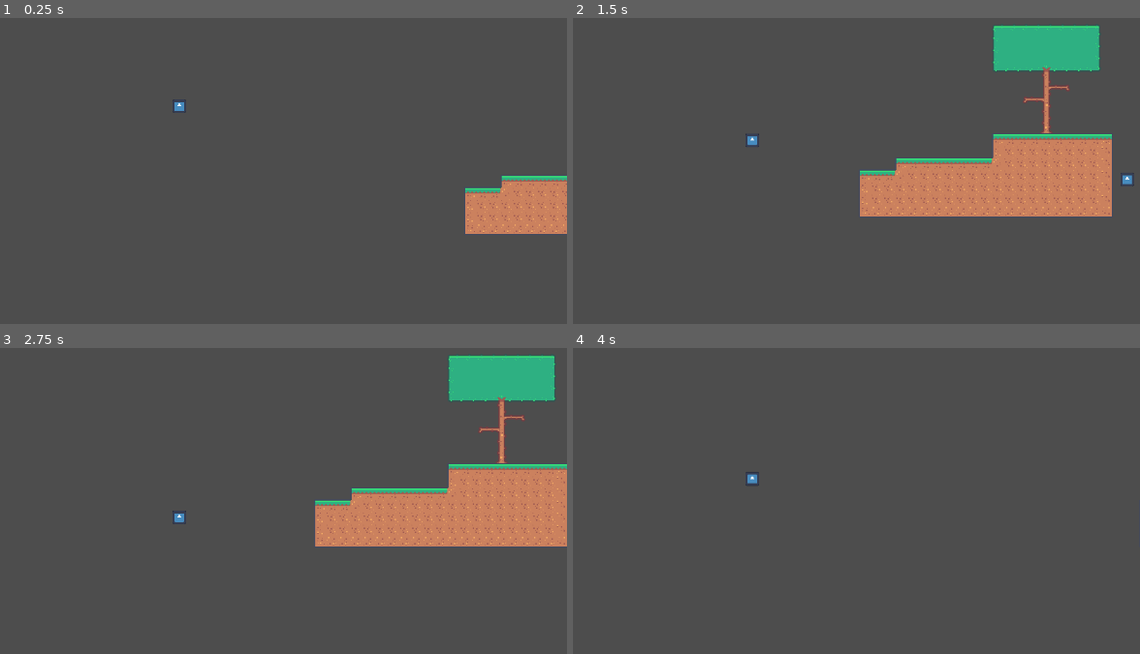
Above: before the commit, frames 1-4 (two rows, left to right).
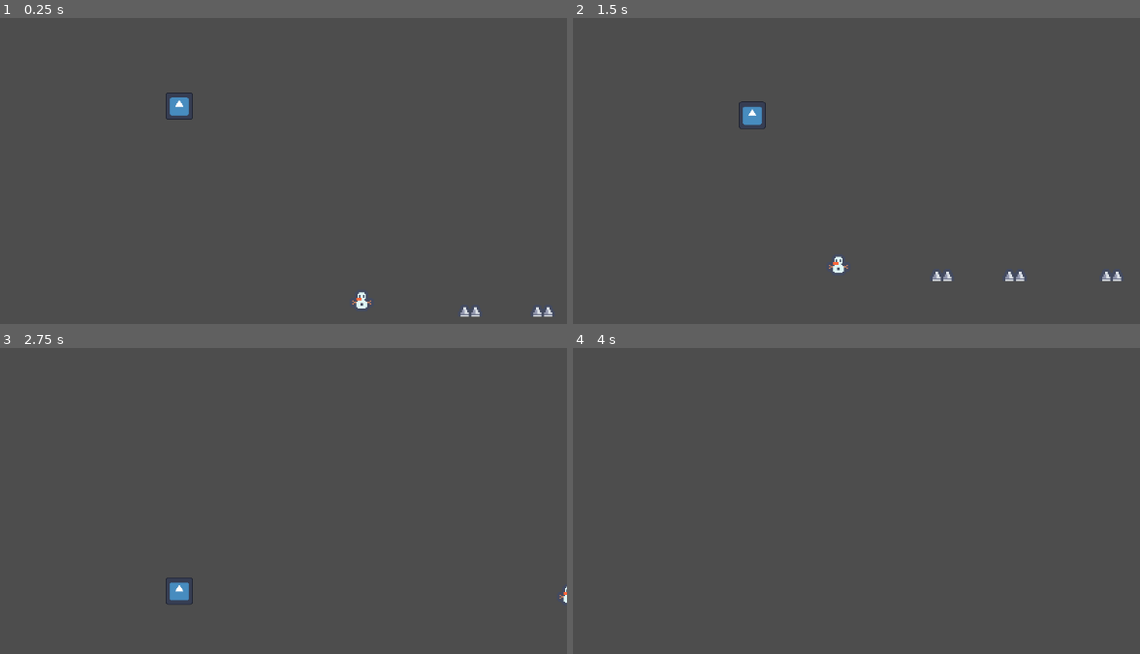
Above: after the commit, the same moments.

Repository: ThatMysticShadow/Plug-n-Play-F24
Game: Godot game, scene res://base/game/level/test_environment.tscn
Same seed, same stepped clock (60 frames per second), same inputs: the game is played once before the commit and once after it. The project has no main scene, so this scene is started directly. The engine's default icon, where the game draws it, is replaced by a stand-in: a white triangle on a blue panel in a dark square.
Inputs:
- Up to frame 1 (0.25 s): no input
- Up to frame 2 (1.5 s): hold D (player_right) from 0.53 s (still down); tap Space (player_jump) at 0.6, 0.77, 1.07, 1.35 s
- Up to frame 3 (2.75 s): tap Space (player_jump) at 1.52, 1.82, 2.1 s; release D (player_right) at 2.03 s; hold A (player_left) from 2.03 s (still down)
- Up to frame 4 (4 s): release A (player_left) at 2.78 s; hold D (player_right) from 2.78 s (still down); tap Space (player_jump) at 2.85, 3.02, 3.32, 3.6, 3.77 s

The runs differ from the first frame. In frame 1, 3.6% of the frame differs, in the area x 29-100%, y 24-98%; in frame 2, 14%, in the area x 29-99%, y 2-87%; in frame 3, 13%; in frame 4, less than 0.1%.

Commit message:
Started adding basic damage/hazard system and implementing a basic enemy

Diff:
--- /dev/null
+++ b/base/game/level/hazards/enemies/basic enemies/legally_distinct_enemy.tscn
@@ -0,0 +1,47 @@
+[gd_scene load_steps=8 format=3 uid="uid://y44bnrolxlle"]
+
+[ext_resource type="Script" path="res://base/game/level/hazards/enemies/basic enemies/walking_enemy.gd" id="1_p12eu"]
+[ext_resource type="Texture2D" uid="uid://idiuh5cvdvnn" path="res://base/assets/tilemap.png" id="2_1u1sd"]
+[ext_resource type="Script" path="res://base/game/level/hazards/enemies/enemy_hitbox.gd" id="3_lfxad"]
+
+[sub_resource type="RectangleShape2D" id="RectangleShape2D_60pxy"]
+
+[sub_resource type="AtlasTexture" id="AtlasTexture_3mnux"]
+atlas = ExtResource("2_1u1sd")
+region = Rect2(95, 133, 18, 18)
+
+[sub_resource type="RectangleShape2D" id="RectangleShape2D_5s3de"]
+
+[sub_resource type="RectangleShape2D" id="RectangleShape2D_ayhuk"]
+
+[node name="LegallyDistinctEnemy" type="CharacterBody2D"]
+collision_layer = 4
+collision_mask = 2
+script = ExtResource("1_p12eu")
+
+[node name="CollisionShape2D" type="CollisionShape2D" parent="."]
+shape = SubResource("RectangleShape2D_60pxy")
+
+[node name="Sprite2D" type="Sprite2D" parent="."]
+texture = SubResource("AtlasTexture_3mnux")
+
+[node name="EnemyContactHitbox" type="Area2D" parent="."]
+editor_description = "This is one of two enemy hitboxes that the LegallyDistinctEnemyType has. This hitbox is specifically tailored to detect and handle player contact damage. Hence it is
+
+1. A one-way collider so it only triggers when the player jumps on the enemy
+
+2. Only the Player bit is selected in the collision mask (this only detects player colliders, not player projectiles)"
+collision_layer = 4
+collision_mask = 33
+script = ExtResource("3_lfxad")
+
+[node name="CollisionShape2D" type="CollisionShape2D" parent="EnemyContactHitbox"]
+shape = SubResource("RectangleShape2D_5s3de")
+debug_color = Color(1.68458e-06, 0.636292, 0.406711, 0.42)
+
+[node name="EnemyHurtbox" type="Area2D" parent="."]
+collision_layer = 4
+
+[node name="CollisionShape2D" type="CollisionShape2D" parent="EnemyHurtbox"]
+shape = SubResource("RectangleShape2D_ayhuk")
+debug_color = Color(0.984526, 0, 0.342716, 0.42)
--- /dev/null
+++ b/base/game/level/hazards/enemies/basic enemies/walking_enemy.gd
@@ -0,0 +1,15 @@
+extends EnemyBase
+## A basic enemy that is legally distinct and modeled off of a certain type of
+## enemy in a certain type of game
+class_name WalkingEnemy
+
+@export_category("Movement Config")
+@export var horizontal_speed: float = 50
+
+func _ready():
+	super._ready()
+
+
+func _physics_process(delta):
+	velocity = Vector2(horizontal_speed, 0)
+	move_and_slide()
--- /dev/null
+++ b/base/game/level/hazards/enemies/enemy_base.gd
@@ -0,0 +1,40 @@
+extends CharacterBody2D
+## I've provided an EnemyBase class for you to extend for CharacterBody2D type
+## enemy objects. It provides some basic functionality to interact with the underlying
+## health/damage system I've implemented.
+class_name EnemyBase
+
+@export_category("Health/Damage Config")
+## The maximum health of the enemy
+@export var max_health: float = 1
+## The starting health of the enemy
+@export var starting_health: float = 1
+## The contact damage of the enemy
+@export var contact_damage: float = 1
+
+# Enemy state
+var current_health: float
+
+# Called when the node enters the scene tree for the first time.
+func _ready():
+	current_health = starting_health
+
+
+## Assuming the enemy is itself a hurtbox that deals contact damage, this will
+## return the damage that the enemy should deal on contact.
+func get_source_damage() -> float:
+	return contact_damage
+
+
+## Deal damage to the enemy and check if the enemy has died
+func damage(amount: float) -> void:
+	current_health -= amount
+	current_health = clampf(current_health, 0, max_health)
+	check_death()
+
+
+## Checks if the enemy has died and performs behavior accordingly
+func check_death() -> void:
+	if current_health <= 0.0:
+		print(name + " has died")
+		queue_free() # Remove the enemy from the scene
--- /dev/null
+++ b/base/game/level/hazards/enemies/enemy_hitbox.gd
@@ -0,0 +1,42 @@
+@tool
+extends Area2D
+## Effectively the same logic as the player hitbox. Designed to detect player and player
+## projectile hitboxes and interact with an enemy reference (the parent node). To support
+## different enemy implementations all that I ask is that your enemy has a damage method for me
+## to call when a player/player hurtbox projectile enters this hitbox.
+class_name EnemyHitbox
+
+@onready var enemy_reference = $"../"
+
+# Called when the node enters the scene tree for the first time.
+func _ready():
+	area_entered.connect(_on_hitbox_entered)
+
+
+# Called every frame. 'delta' is the elapsed time since the previous frame.
+func _process(delta):
+	pass
+
+
+## This is the default hitbox detection behavior. It makes the assumption that the opposing hurtbox
+## is a component/child of the object responsible for dealing damage to the enemy. It checks if that
+## object has a get_source_damage() method and applies that damage to the enemy accordingly.
+func _on_hitbox_entered(other: Area2D):
+	# Ignore player hitboxes, player hitboxes should not cause damage
+	if other is PlayerHitbox:
+		return
+
+	var source = other.get_parent()
+	if source.has_method("get_source_damage"):
+		enemy_reference.damage(source.get_source_damage())
+	else:
+		print_rich("[color=yellow]<WARNING: A potential damage source \"" + str(source.name) +
+		"\" that does not have a get_source_damage() method has entered the " + str(enemy_reference.name) + " hitbox>")
+
+
+## Extra code to show an editor warning if this is not attached to a Player object
+func _get_configuration_warnings():
+	if not (get_parent().has_method("damage")):
+		return ["The parent of this EnemyHitbox component does not have a damage function"]
+
+	return []
--- /dev/null
+++ b/base/game/level/hazards/tiles/hazard_tile.gd
@@ -0,0 +1,15 @@
+extends Node2D
+## A basic hazard tile class that can be used to create props meant to deal damage to the player
+## when the player hitbox enters the hazard's hurtbox. All this script does is store the
+## damage that the hazard does to the player. In order for an object to deal damage in general it must have
+## an Area2D component whose collision layer is either "Enemy", "EnemyProjectile" or "Hazard", and it must
+## have a get_source_damage() method that returns a float representing the damage to be dealt to the
+## player.
+class_name HazardTile
+
+## The damage this hazard tile deals
+@export var damage: float = 1
+
+## A method required for any object that deals object
+func get_source_damage() -> float:
+	return damage
--- /dev/null
+++ b/base/game/level/hazards/tiles/spike.tscn
@@ -0,0 +1,31 @@
+[gd_scene load_steps=5 format=3 uid="uid://bl3agpu5ucmfe"]
+
+[ext_resource type="Script" path="res://base/game/level/hazards/tiles/hazard_tile.gd" id="1_06m7x"]
+[ext_resource type="Texture2D" uid="uid://idiuh5cvdvnn" path="res://base/assets/tilemap.png" id="1_v87lg"]
+
+[sub_resource type="AtlasTexture" id="AtlasTexture_lme01"]
+atlas = ExtResource("1_v87lg")
+region = Rect2(152, 57, 18, 18)
+
+[sub_resource type="RectangleShape2D" id="RectangleShape2D_kcebj"]
+size = Vector2(20, 10)
+
+[node name="Spike" type="Node2D"]
+editor_description = "This is an example player hazard. If you want to create your own custom damage dealing objects, tiles, or projectiles your object must have:
+
+1. A child that is an Area2D whose collision layer is  3 (Enemy), 4 (Hazard), or 5 (EnemyProjectile)
+
+2. A script with a get_source_damage() method"
+script = ExtResource("1_06m7x")
+
+[node name="Sprite2D" type="Sprite2D" parent="."]
+texture = SubResource("AtlasTexture_lme01")
+
+[node name="Area2D" type="Area2D" parent="."]
+editor_description = "This Area2D represents the \"hurtbox\" of the spike object or the thing that triggers a collision/overlap detection with the player hitbox."
+collision_layer = 8
+
+[node name="CollisionShape2D" type="CollisionShape2D" parent="Area2D"]
+position = Vector2(0, 5)
+shape = SubResource("RectangleShape2D_kcebj")
+debug_color = Color(0.991465, 0, 0.265203, 0.42)
--- a/base/game/level/test_environment.tscn
+++ b/base/game/level/test_environment.tscn
@@ -1,9 +1,10 @@
-[gd_scene load_steps=6 format=4 uid="uid://dl58qldrbrnkn"]
+[gd_scene load_steps=7 format=4 uid="uid://dl58qldrbrnkn"]
 
 [ext_resource type="PackedScene" uid="uid://xb5i5ynpctpq" path="res://base/game/player/player.tscn" id="1_uj18h"]
 [ext_resource type="PackedScene" uid="uid://bipl7yj7vdf1m" path="res://base/game/level/level_end_marker.tscn" id="2_ae8rh"]
-[ext_resource type="TileSet" uid="uid://bfn4lqenq81v" path="res://base/assets/kenney_tileset.tres" id="3_00ld1"]
+[ext_resource type="TileSet" uid="uid://bfn4lqenq81v" path="res://base/game/level/tilesets/kenney_tileset.tres" id="3_00ld1"]
 [ext_resource type="Script" path="res://base/game/player/player_follow_camera.gd" id="4_eyu5g"]
+[ext_resource type="PackedScene" uid="uid://y44bnrolxlle" path="res://base/game/level/hazards/enemies/basic enemies/legally_distinct_enemy.tscn" id="5_e1d8i"]
 
 [sub_resource type="RectangleShape2D" id="RectangleShape2D_7og8x"]
 size = Vector2(1172, 20)
@@ -11,6 +12,8 @@
 [node name="TestEnvironment" type="Node2D"]
 
 [node name="StaticBody2D" type="StaticBody2D" parent="."]
+collision_layer = 2
+collision_mask = 5
 
 [node name="CollisionShape2D" type="CollisionShape2D" parent="StaticBody2D"]
 position = Vector2(576, 641)
@@ -30,10 +33,14 @@
 position = Vector2(1101, 609)
 
 [node name="TileMapLayer" type="TileMapLayer" parent="."]
-tile_map_data = PackedByteArray("AAA7ACQAAAADAAcAAAA7ACMAAAA …(2608 unchanged characters)… RAAEAAAAyABYAAAARAAEAAAAyABUAAAARAAAAAAA=")
+tile_map_data = PackedByteArray("AAA7ACQAAAADAAcAAAA7ACMAAAA …(2608 unchanged characters)… RAAEAAAAyABYAAAARAAEAAAAyABUAAAARAAAAAAAiACIAAQAAAAAAAQAeACIAAQAAAAAAAQAbACIAAQAAAAAAAQA=")
 tile_set = ExtResource("3_00ld1")
 
 [node name="PlayerFollowCamera" type="Camera2D" parent="."]
+zoom = Vector2(2, 2)
 script = ExtResource("4_eyu5g")
 max_x = 1000.0
 max_y = 500.0
+
+[node name="LegallyDistinctEnemy" parent="." instance=ExtResource("5_e1d8i")]
+position = Vector2(402, 617)
--- a/base/assets/kenney_tileset.tres
+++ b/base/game/level/tilesets/kenney_tileset.tres
@@ -1,6 +1,7 @@
-[gd_resource type="TileSet" load_steps=3 format=3 uid="uid://bfn4lqenq81v"]
+[gd_resource type="TileSet" load_steps=5 format=3 uid="uid://bfn4lqenq81v"]
 
 [ext_resource type="Texture2D" uid="uid://idiuh5cvdvnn" path="res://base/assets/tilemap.png" id="1_nbhgw"]
+[ext_resource type="PackedScene" uid="uid://bl3agpu5ucmfe" path="res://base/game/level/hazards/tiles/spike.tscn" id="2_s2xj4"]
 
 [sub_resource type="TileSetAtlasSource" id="TileSetAtlasSource_0wtvv"]
 texture = ExtResource("1_nbhgw")
@@ -496,9 +497,15 @@
 21:9/0 = 0
 22:9/0 = 0
 
+[sub_resource type="TileSetScenesCollectionSource" id="TileSetScenesCollectionSource_voll8"]
+resource_name = "Spike"
+scenes/1/scene = ExtResource("2_s2xj4")
+scenes/1/display_placeholder = ExtResource("2_s2xj4")
+
 [resource]
 tile_size = Vector2i(18, 18)
-physics_layer_0/collision_layer = 1
+physics_layer_0/collision_layer = 2
+physics_layer_0/collision_mask = 5
 terrain_set_0/mode = 0
 terrain_set_0/terrain_0/name = "Grass"
 terrain_set_0/terrain_0/color = Color(0.29631, 0.435734, 0, 1)
@@ -509,3 +516,4 @@
 custom_data_layer_0/name = "TileType"
 custom_data_layer_0/type = 2
 sources/0 = SubResource("TileSetAtlasSource_0wtvv")
+sources/1 = SubResource("TileSetScenesCollectionSource_voll8")
--- a/base/game/player/player.gd
+++ b/base/game/player/player.gd
@@ -34,12 +34,22 @@
 ## so that they don't accelerate past this speed while in freefall
 @export var max_fall_speed: float = 50
 
+@export_category("Health/Damage Config")
+## The maximum health of the player
+@export var max_health: float = 1
+## The starting health of the player
+@export var starting_health: float = 1
+## The contact damage that the player deals
+@export var contact_damage: float = 1
+
+# Player State
+var current_health: float
 
 ## This method is called on the first frame that the Player is active in the scene tree, and by default
 ## does not do anything. Feel free to override this method if you need to execute any code on the first
 ## frame.
 func _ready():
-	pass
+	current_health = starting_health
 
 
 ## This method is called every frame of the game (separate from _physics_process) and by default does not
@@ -111,3 +121,25 @@
 ## other arbitrary value depending on how many jumps the player is allowed before needing to land).
 func can_jump() -> bool:
 	return is_on_floor()
+
+
+## The default damage method for the player. Simply subtracts the amount from the
+## player's current health.
+func damage(amount: float) -> void:
+	current_health -= amount
+	current_health = clampf(current_health, 0, max_health)
+	check_death()
+
+
+## The function that is called to check if the player has died and perform the correct
+## functionality
+func check_death() -> void:
+	if current_health <= 0.0:
+		print("Player has died")
+		level_loader.reload_level()
+
+
+## This function is given to the player under the assumption that the player can deal
+## contact damage to the enemies somehow (i.e. jumping on the enemy).
+func get_source_damage() -> float:
+	return contact_damage
--- a/base/game/player/player.tscn
+++ b/base/game/player/player.tscn
@@ -1,17 +1,34 @@
-[gd_scene load_steps=4 format=3 uid="uid://xb5i5ynpctpq"]
+[gd_scene load_steps=7 format=3 uid="uid://xb5i5ynpctpq"]
 
 [ext_resource type="Texture2D" uid="uid://8o3jadyhldst" path="res://icon.svg" id="1_ivfgi"]
 [ext_resource type="Script" path="res://base/game/player/player.gd" id="2_ebjth"]
+[ext_resource type="PackedScene" uid="uid://c1jwyvxr2ohvb" path="res://base/game/player/player_hitbox.tscn" id="3_oihoa"]
+[ext_resource type="Script" path="res://base/game/player/player_hitbox.gd" id="4_u5s6u"]
 
 [sub_resource type="RectangleShape2D" id="RectangleShape2D_md56h"]
 
+[sub_resource type="RectangleShape2D" id="RectangleShape2D_55360"]
+
 [node name="Player" type="CharacterBody2D"]
 editor_description = "This is a very basic implementation of the player controller which has horizontal movement, jumpi …(309 unchanged characters)…
+collision_mask = 2
 script = ExtResource("2_ebjth")
 
 [node name="Sprite2D" type="Sprite2D" parent="."]
+editor_description = "This is the player sprite. Nothing too fancy"
 scale = Vector2(0.16, 0.16)
 texture = ExtResource("1_ivfgi")
 
 [node name="CollisionShape2D" type="CollisionShape2D" parent="."]
+editor_description = "This is the player's collision box. By default it is a rectangle."
 shape = SubResource("RectangleShape2D_md56h")
+
+[node name="PlayerHitbox" parent="." instance=ExtResource("3_oihoa")]
+script = ExtResource("4_u5s6u")
+
+[node name="PlayerHurtbox" type="Area2D" parent="."]
+editor_description = "I've added this to create a player that deals contact damage"
+collision_mask = 4
+
+[node name="CollisionShape2D" type="CollisionShape2D" parent="PlayerHurtbox"]
+shape = SubResource("RectangleShape2D_55360")
--- /dev/null
+++ b/base/game/player/player_hitbox.gd
@@ -0,0 +1,42 @@
+@tool
+extends Area2D
+## This is a basic default PlayerHitbox component designed to automatically work
+## with the basic player class. When a hurtbox on the Enemy, EnemyProjectile, or Hazard
+## layers enters this hitbox, the player damage function is called with the damage
+## dealer's information. In order to get this to work as universally as possible,
+## the hitbox simply checks if the opposing hurtbox has a "get_source_damage()" method.
+class_name PlayerHitbox
+
+@onready var player_reference: Player = $"../"
+
+# Called when the node enters the scene tree for the first time.
+func _ready():
+	area_entered.connect(_on_hitbox_entered)
+
+
+# Called every frame. 'delta' is the elapsed time since the previous frame.
+func _process(delta):
+	pass
+
+
+## This is the default hitbox detection behavior. It makes the assumption that the opposing hurtbox
+## is a component/child of the object responsible for dealing damage to the player. It checks if that
+## object has a get_source_damage() method and applies that damage to the player accordingly.
+func _on_hitbox_entered(other: Area2D):
+	# Ignore hitboxes
+	if other is EnemyHitbox:
+		return
+
+	var source = other.get_parent()
+	if source.has_method("get_source_damage"):
+		player_reference.damage(source.get_source_damage())
+	else:
+		print_rich("[color=yellow]<WARNING: A potential damage source \"" + str(source.name) +
+		"\" that does not have a get_source_damage() method has entered the Player hitbox>")
+
+
+## Extra code to show an editor warning if this is not attached to a Player object
+func _get_configuration_warnings():
+	if not (get_parent() is Player):
+		return ["This PlayerHurtbox component must be a child of a Player object"]
+	return []
--- /dev/null
+++ b/base/game/player/player_hitbox.tscn
@@ -0,0 +1,11 @@
+[gd_scene load_steps=2 format=3 uid="uid://c1jwyvxr2ohvb"]
+
+[sub_resource type="RectangleShape2D" id="RectangleShape2D_kr735"]
+
+[node name="PlayerHitbox" type="Area2D"]
+editor_description = "This is a basic player hurtbox component (separate from the collision box) designed to detect hazards and enemies. In order for the hurtbox to detect something as dangerous it must be on the Enemy, EnemyProjectile, or Hazard collision layer. Other than that this is just a fancy Area2D node that binds to the player class's default hurt method."
+collision_mask = 28
+
+[node name="CollisionShape2D" type="CollisionShape2D" parent="."]
+shape = SubResource("RectangleShape2D_kr735")
+debug_color = Color(0.935751, 0.254095, 3.85046e-07, 0.42)
--- /dev/null
+++ b/base/game/system/level_loader.gd
@@ -0,0 +1,15 @@
+extends Node
+## This class is designed to be a singleton object for loading and reloading levels.
+## The most important takeaway from this class is the reload level function which
+## reloads/restarts the level. This is called when you press "restart" in the pause menu
+## and at the end of the default kill screen animation.
+class_name LevelLoader
+
+## Call this function to reload the scene
+func reload_level() -> void:
+	var _reload = get_tree().reload_current_scene()
+
+
+## Method stub for me to implement later when stringing all the levels together
+func load_level(level: PackedScene) -> void:
+	pass
--- a/project.godot
+++ b/project.godot
@@ -13,6 +13,10 @@
 config/name="IGDA Plug n Play F24"
 config/features=PackedStringArray("4.3", "Forward Plus")
 config/icon="res://icon.svg"
+
+[autoload]
+
+level_loader="*res://base/game/system/level_loader.gd"
 
 [display]
 
@@ -67,6 +71,15 @@
 "events": []
 }
 
+[layer_names]
+
+2d_physics/layer_1="Player"
+2d_physics/layer_2="Ground"
+2d_physics/layer_3="Enemy"
+2d_physics/layer_4="Hazard"
+2d_physics/layer_5="EnemyProjectile"
+2d_physics/layer_6="PlayerProjectile"
+
 [rendering]
 
 textures/canvas_textures/default_texture_filter=0
